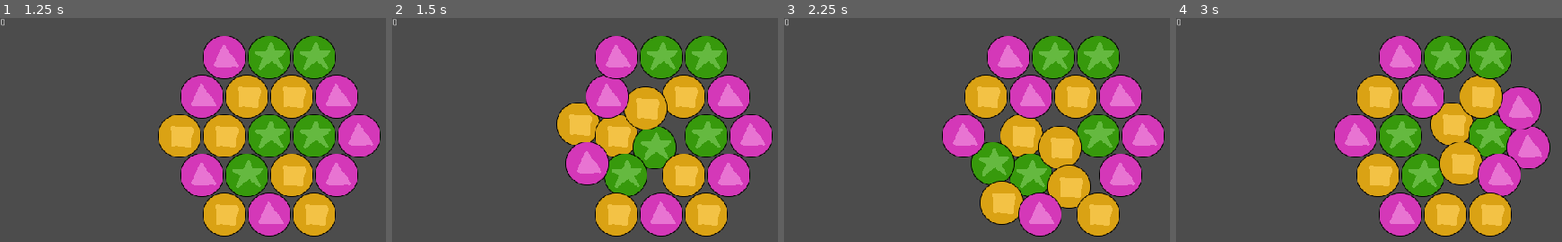
Above: before the commit, frames 1-4 (left to right).
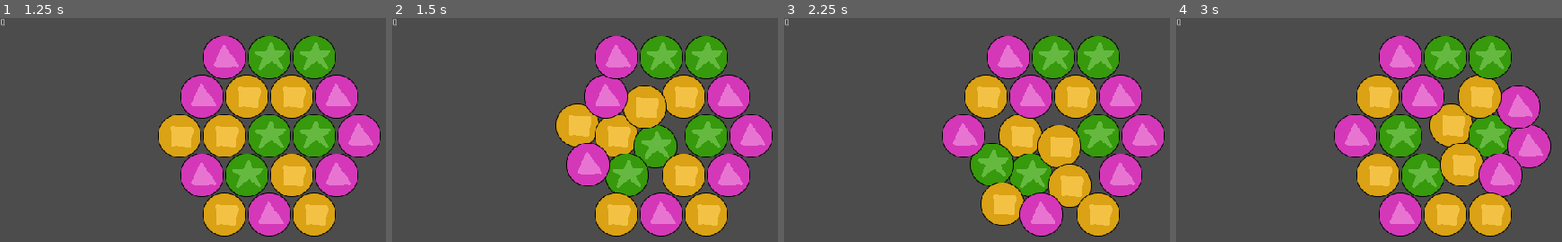
Above: after the commit, the same moments.

Repository: heroofhyla/SpinHex
Game: Godot game, scene res://scene/game.tscn
The game is run twice, just before and just after one commit, with the same random seed, the same clock (stepped at 60 frames per second) and the same inputs.
Inputs (mouse positions are in pixels of both pictures, inside the frame that each line leads up to):
- Up to frame 1 (1.25 s): tap Enter at 0.5 s; move the mouse to (181, 136) at 0.52 s; click (181, 136) at 0.67 s
- Up to frame 2 (1.5 s): tap Space at 1.25 s; move the mouse to (615, 136) at 1.27 s; click (615, 136) at 1.42 s
- Up to frame 3 (2.25 s): tap Enter at 2 s; move the mouse to (1031, 174) at 2.02 s; click (1031, 174) at 2.17 s
- Up to frame 4 (3 s): tap Space at 2.75 s; move the mouse to (1488, 136) at 2.77 s; click (1488, 136) at 2.92 s

Frame 1 is identical in both runs. In frame 2, 2.0% of the frame differs, in the area x 42-74%, y 25-80%; in frame 3, 2.0%, in the area x 48-80%, y 42-98%; in frame 4, 1.9%.

Commit message:
Fix move queuing

Diff:
--- a/game/entity/Gem.gd
+++ b/game/entity/Gem.gd
@@ -1,16 +1,15 @@
-tool
 extends Area2D
 
 export var color = 0 #setget set_color, get_color
 export var clickable = true
 onready var target_pos = position
 onready var game = get_node("/root/Game")
-var move_dir_sec = 0.5
+var move_dir_sec = 0.25
 var move_dir_progress = 0.0
 var neighbors = {}
 var move_queue = []
 var wait_time = 0.0
-
+onready var prev_pos = position
 # Called when the node enters the scene tree for the first time.
 func _ready():
 	randomize()
@@ -21,14 +20,36 @@
 	$Sprite.frame = col
 	color = col
 
+func time_until_ready():
+	if is_idle():
+		return 0
+
+	return move_dir_sec - move_dir_progress
+
+func is_idle():
+	if target_pos == position and len(move_queue) == 0:
+		return true
+	return false
+
+func set_wait_time(delay):
+	wait_time = delay - (time_until_ready())
+
 func get_color():
 	return color
 # Called every frame. 'delta' is the elapsed time since the previous frame.
 func _process(delta):
+	$WaitTime.text = "%.2f" % wait_time
+	if is_idle():
+		$Idle.text = "Idle"
+	else:
+		$Idle.text = "Busy: %.2f" % time_until_ready()
+
 	if wait_time > 0 and position == target_pos:
 		wait_time -= delta
 		return
 
+	if wait_time < 0:
+		wait_time = 0
 	if target_pos == position and len(move_queue) != 0:
 		target_pos = move_queue.pop_front()
 		move_dir_progress = 0.0
@@ -37,12 +58,13 @@
 		var progress_frac = move_dir_progress / move_dir_sec
 		if move_dir_progress >= move_dir_sec:
 			position = target_pos
+			prev_pos = position
 			move_dir_progress = 0
 		else:
-			var x_delta = target_pos.x - position.x
-			var y_delta = target_pos.y - position.y
-			position.x += x_delta * progress_frac
-			position.y += y_delta * progress_frac
+			var x_delta = target_pos.x - prev_pos.x
+			var y_delta = target_pos.y - prev_pos.y
+			position.x = prev_pos.x + x_delta * progress_frac
+			position.y = prev_pos.y + y_delta * progress_frac
 	elif move_dir_progress != 0.0:
 		move_dir_progress = 0.0
 
@@ -103,17 +125,14 @@
 	if len(move_queue) > 0:
 		return
 
-	var least_progress = move_dir_sec
+	var max_wait_time = 0
 	for neighbor in neighbors.values():
 		var node = neighbor["node"]
-		if node.target_pos == node.position:
-			continue
-		least_progress = min(node.move_dir_progress, least_progress)
+		max_wait_time = max(max_wait_time, node.time_until_ready())
 
-	if least_progress < move_dir_sec:
-		for neighbor in neighbors.values():
-			var node = neighbor["node"]
-			node.wait_time = (move_dir_sec - least_progress) - node.move_dir_progress
+	for neighbor in neighbors.values():
+		var node = neighbor["node"]
+		node.set_wait_time(max_wait_time)
 
 	var nw_pos = neighbors["nw"]["node"].final_target_pos()
 	neighbors["nw"]["node"].start_move_to(neighbors["w"]["node"].final_target_pos())
--- a/game/entity/Gem.tscn
+++ b/game/entity/Gem.tscn
@@ -10,9 +10,6 @@
 "gems",
 ]]
 script = ExtResource( 1 )
-__meta__ = {
-"_edit_group_": true
-}
 color = 1
 
 [node name="Sprite" type="Sprite" parent="."]
@@ -24,4 +21,22 @@
 [node name="CollisionShape2D" type="CollisionShape2D" parent="."]
 visible = false
 shape = SubResource( 1 )
+
+[node name="WaitTime" type="Label" parent="."]
+visible = false
+margin_left = -20.0
+margin_top = -6.0
+margin_right = 20.0
+margin_bottom = 8.0
+text = "0"
+align = 1
+valign = 1
+
+[node name="Idle" type="Label" parent="."]
+visible = false
+margin_left = -18.0
+margin_top = -25.0
+margin_right = 22.0
+margin_bottom = -11.0
+text = "Idle"
 [connection signal="input_event" from="." to="." method="_on_Gem_input_event"]
--- a/game/scene/game.tscn
+++ b/game/scene/game.tscn
@@ -9,7 +9,6 @@
 
 [node name="Gem" parent="." instance=ExtResource( 2 )]
 position = Vector2( 256, 168 )
-color = 0
 
 [node name="Gem2" parent="." instance=ExtResource( 2 )]
 position = Vector2( 320, 168 )
@@ -17,35 +16,31 @@
 
 [node name="Gem3" parent="." instance=ExtResource( 2 )]
 position = Vector2( 384, 168 )
-color = 0
 
 [node name="Gem4" parent="." instance=ExtResource( 2 )]
 position = Vector2( 448, 168 )
-color = 0
+color = 2
 
 [node name="Gem5" parent="." instance=ExtResource( 2 )]
 position = Vector2( 512, 168 )
-color = 2
 
 [node name="Gem6" parent="." instance=ExtResource( 2 )]
 position = Vector2( 480, 112 )
-color = 2
 
 [node name="Gem7" parent="." instance=ExtResource( 2 )]
 position = Vector2( 416, 112 )
-color = 0
+color = 2
 
 [node name="Gem8" parent="." instance=ExtResource( 2 )]
 position = Vector2( 352, 112 )
-color = 0
+color = 2
 
 [node name="Gem9" parent="." instance=ExtResource( 2 )]
 position = Vector2( 288, 112 )
-color = 0
+color = 2
 
 [node name="Gem10" parent="." instance=ExtResource( 2 )]
 position = Vector2( 320, 56 )
-color = 0
 
 [node name="Gem11" parent="." instance=ExtResource( 2 )]
 position = Vector2( 384, 56 )
@@ -65,7 +60,7 @@
 
 [node name="Gem15" parent="." instance=ExtResource( 2 )]
 position = Vector2( 352, 224 )
-color = 0
+color = 2
 
 [node name="Gem16" parent="." instance=ExtResource( 2 )]
 position = Vector2( 288, 224 )
@@ -73,7 +68,7 @@
 
 [node name="Gem17" parent="." instance=ExtResource( 2 )]
 position = Vector2( 320, 280 )
-color = 0
+color = 2
 
 [node name="Gem18" parent="." instance=ExtResource( 2 )]
 position = Vector2( 384, 280 )
@@ -81,7 +76,6 @@
 
 [node name="Gem19" parent="." instance=ExtResource( 2 )]
 position = Vector2( 448, 280 )
-color = 2
 
 [node name="Label" type="Label" parent="."]
 margin_right = 192.0
